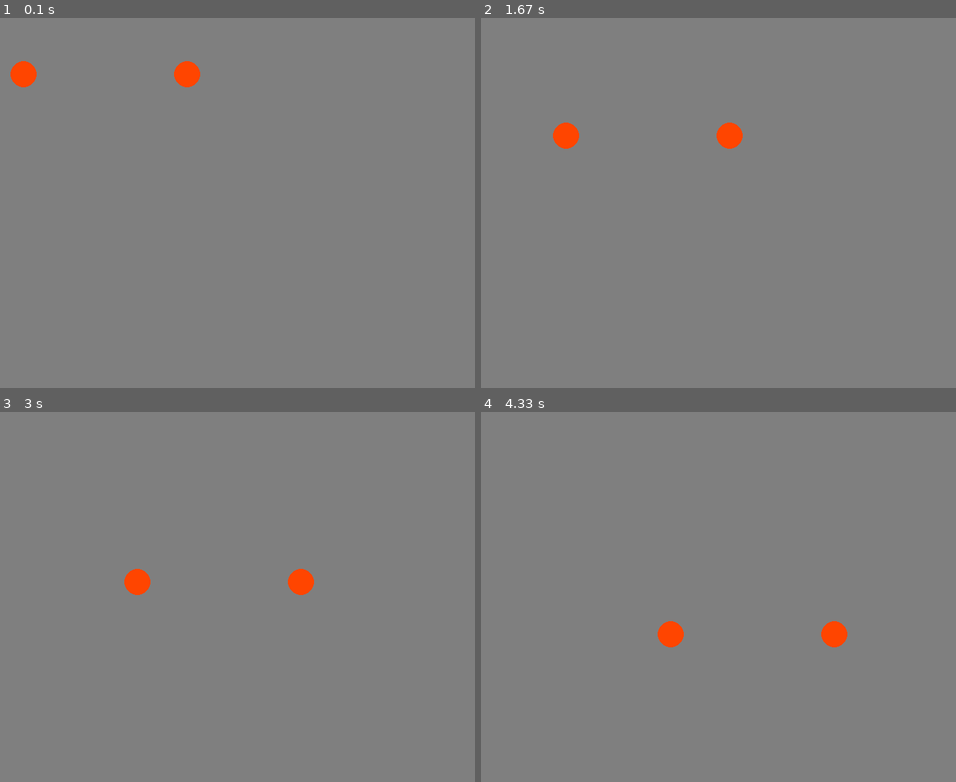
Above: before the commit, frames 1-4 (two rows, left to right).
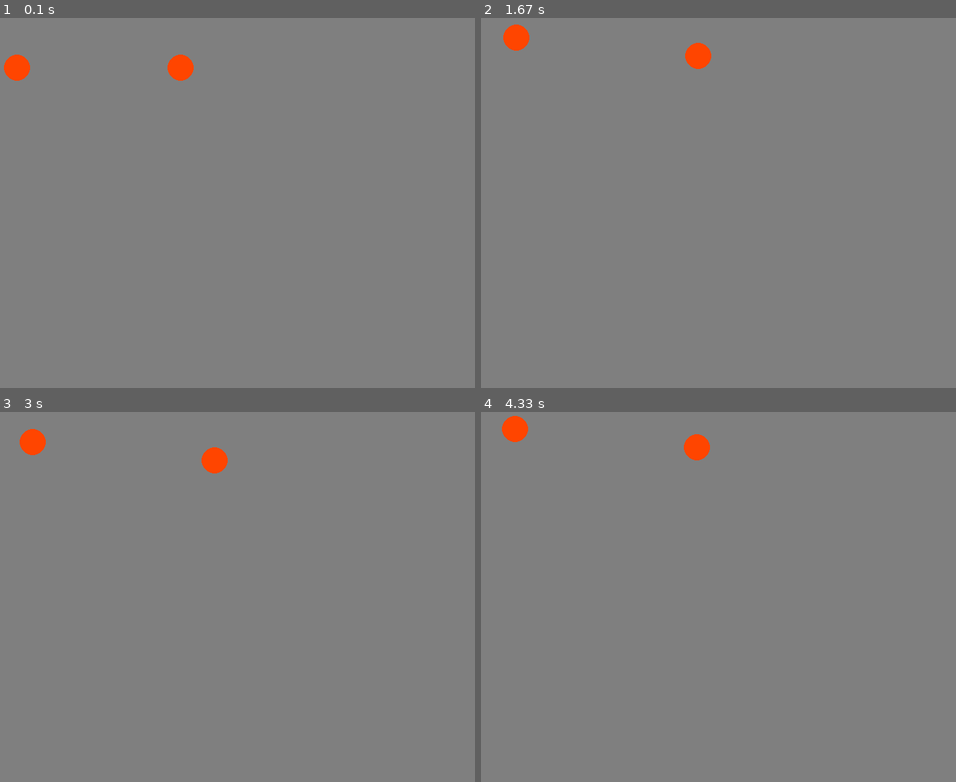
Above: after the commit, the same moments.

Repository: Kr1nsopongis/IT2
Game: pygame game, started from Pygame.py
The game is run twice, just before and just after one commit, with the same random seed, the same clock (stepped at 60 frames per second) and the same inputs.
Inputs:
- Up to frame 1 (0.1 s): no input
- Up to frame 2 (1.67 s): hold W 0.33-0.8 s; hold Right 0.33-0.8 s; hold Right 0.83-1.3 s; hold D 0.83-1.3 s; hold Up 1.33-1.63 s; hold W 1.33-1.63 s
- Up to frame 3 (3 s): hold Right 1.67-2.13 s; hold D 1.67-2.13 s; hold Left 2.17-2.7 s; hold A 2.17-2.7 s; hold Down from 2.73 s (still down); hold S from 2.73 s (still down)
- Up to frame 4 (4.33 s): release Down at 3.03 s; release S at 3.03 s; hold Left 3.07-3.47 s; hold A 3.07-3.47 s; hold Up 3.5-3.87 s; hold W 3.5-3.87 s; hold Right from 3.9 s (still down); hold D from 3.9 s (still down)

The runs differ from the first frame. In frame 1, 0.5% of the frame differs, in the area x 0-43%, y 9-19%; in frame 2, 1.2%, in the area x 4-56%, y 1-36%; in frame 3, 1.2%; in frame 4, 1.2%.

Commit message:
Fikk til bevegelse med tastatru og er klar til å begynne på prosjekt

Diff:
--- a/Pygame.py
+++ b/Pygame.py
@@ -1,5 +1,7 @@
 import pygame
 import math as m
+from pygame.locals import (K_UP, K_DOWN, K_LEFT, K_RIGHT, K_w, K_a,K_s,K_d)
+
 
 YELLOW = (255, 255, 0)
 CYAN = (0, 255, 255)
@@ -30,28 +32,57 @@
     """Metode for å tegne ballen"""
     pygame.draw.circle(self.vindusobjekt, (255, 69, 0), (self.x, self.y), self.radius)
 
-  def flytt(self):
-    """Metode for å flytte ballen"""
-    # Sjekker om ballen er utenfor høyre/venstre kant
-    if ((self.x - self.radius) <= 0) or ((self.x + self.radius) >= self.vindusobjekt.get_width()):
-      self.xFart = -self.xFart
-      print(self.xFart)
+  # def flytt(self):
+  #   """Metode for å flytte ballen"""
+  #   # Sjekker om ballen er utenfor høyre/venstre kant
+  #   if ((self.x - self.radius) <= 0) or ((self.x + self.radius) >= self.vindusobjekt.get_width()):
+  #     self.xFart = -self.xFart
+  #     print(self.xFart)
 
-    if ((self.y - self.radius) <= 0) or ((self.y + self.radius) >= self.vindusobjekt.get_height()):
-      self.yFart = -self.yFart
+  #   if ((self.y - self.radius) <= 0) or ((self.y + self.radius) >= self.vindusobjekt.get_height()):
+  #     self.yFart = -self.yFart
+
+  def flytt(self, taster):
+    if taster[K_UP]:
+      self.y -= self.yFart
+    if taster[K_DOWN]:
+      self.y += self.yFart
+    if taster[K_LEFT]:
+      self.x -= self.xFart
+    if taster[K_RIGHT]:
+      self.x += self.xFart
 
     # Flytter ballen
-    self.x += self.xFart
-    self.y += self.yFart
+    # self.x += self.xFart
+    # self.y += self.yFart
+
+class Ball2(Ball):
+   def __init__(self, x, y, xFart, yFart, radius, vindusobjekt):
+      super().__init__(x, y, xFart, yFart, radius, vindusobjekt)
+
+   def flytt(self, taster):
+    if taster[K_w]:
+      self.y -= self.yFart
+    if taster[K_s]:
+      self.y += self.yFart
+    if taster[K_a]:
+      self.x -= self.xFart
+    if taster[K_d]:
+      self.x += self.xFart
 
 # Lager et Ball-objekt
 ball = Ball(350, 250, 1, 1 , 20, screen)
-ball2 = Ball(100, 250, 1, 1, 20, screen)
+ball2 = Ball2(100, 250, 1, 1, 20, screen)
 
 
 
+fortsett = True
+while fortsett:
+     # Sjekker om brukeren har lukket vinduet
+    for event in pygame.event.get():
+      if event.type == pygame.QUIT:
+        fortsett = False
 
-while True:
     for event in pygame.event.get():
         print(event)
 
@@ -74,21 +105,23 @@
 
         if avstand <= ball.radius+ball2.radius:
 
-           ball.xFart = -ball.xFart*1.05
-           ball.yFart = -ball.yFart*1.1
-           ball2.xFart = -ball2.xFart*1.3
-           ball2.yFart = -ball2.yFart*0.9
+           ball.xFart = -ball.xFart*1.01
+           ball.yFart = -ball.yFart*1.01
+           ball2.xFart = -ball2.xFart
+           ball2.yFart = -ball2.yFart
 
 
 
 
         return avstand
 
+    trykkede_taster = pygame.key.get_pressed()
+
     finnAvstand(ball, ball2)
 
     # pygame.draw.circle(screen, (255, 0, 0), (100, 250), 50)
-    ball.flytt()
-    ball2.flytt()
+    ball.flytt(trykkede_taster)
+    ball2.flytt(trykkede_taster)
     ball.tegn()
     ball2.tegn()
 
Not shown, added: pygametest
